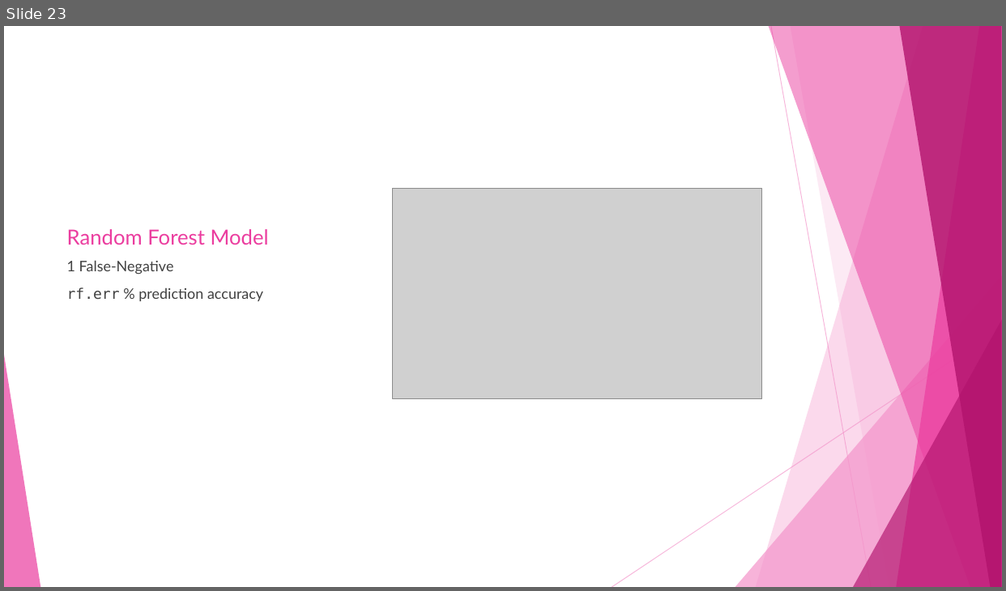
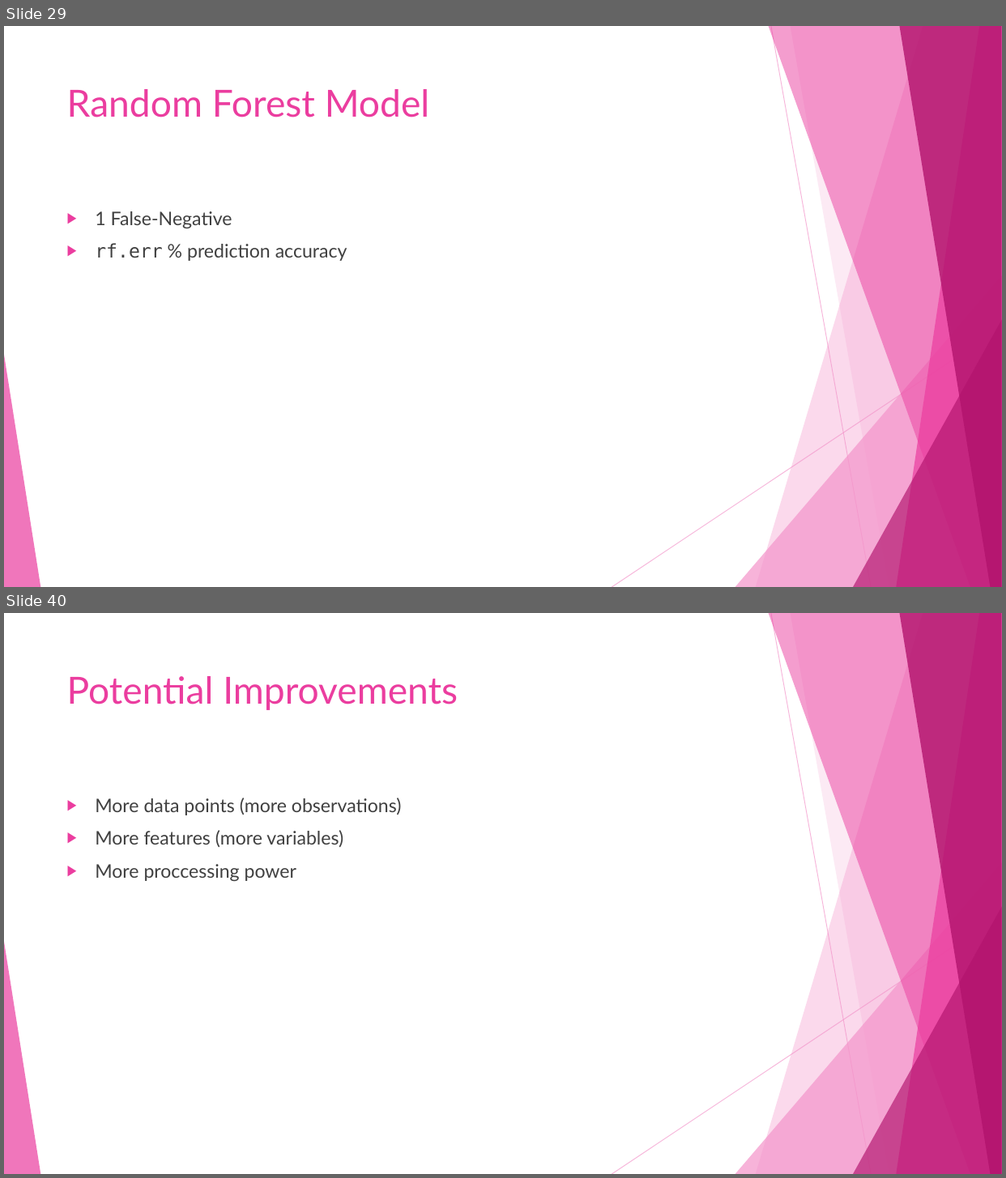
Before and after one commit to dlaposata/Breast_Cancer_Analysis, a slide deck: powerpoint.pptx. Shown one above the other, each under a label of ours: slide 23 before the commit, slides 29 and 40 after it; the slides between them are not shown. The pictures are 1006x591 and 1006x1178 pixels, drawn with LibreOffice and Linux fonts; fonts in the diff are those of the drawing; grey boxes stand for pictures. Boxes give left, top, right and bottom in pixels: in the first picture for what was removed or moved away, otherwise in the second. Text is boxed around its words. In the diff, an @@ line names an element or a change of style, - is before the commit and + after.

```diff
--- a/powerpoint.pptx
+++ b/powerpoint.pptx
@@ slide 40 added at (x1=4, y1=613, x2=1002, y2=1174), background #FFFFFF; not listed: 10 template elements that a slide beside it also shows @@
@@ title added at (x1=67, y1=676, x2=458, y2=710), 36 pt, text #EB3D9F @@
+Potential Improvements
@@ text added at (x1=95, y1=798, x2=402, y2=881), 18 pt, text #404040 @@
+▶ More data points (more observations)
+▶ More features (more variables)
+▶ More proccessing power
@@ what was slide 23 is now slide 29 @@
@@ slide 29 changed as well @@
@@ title "Random Forest Model" moved from (x1=67, y1=229, x2=269, y2=245) to (x1=67, y1=89, x2=430, y2=118) @@
@@ title "Random Forest Model" at (x1=67, y1=89, x2=430, y2=118): size 20 to 36 pt; vertical alignment bottom to top @@
@@ picture removed at (x1=393, y1=189, x2=761, y2=399) @@
@@ text "1 False-Negative" moved from (x1=67, y1=260, x2=263, y2=301) to (x1=95, y1=211, x2=347, y2=261) @@
@@ text "1 False-Negative" at (x1=95, y1=211, x2=347, y2=261): size 14 to 18 pt; bullet none to ▶ @@
```
Also in this commit, not shown: 4 other slides changed, 19 other slides added, 5 slides removed, 6 other files.
